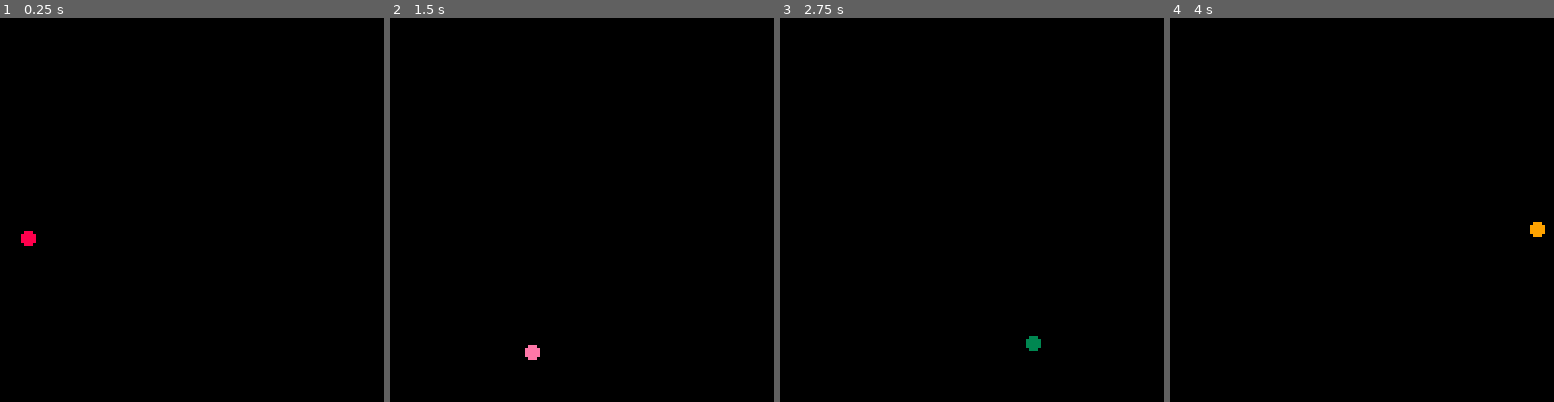
Above: before the commit, frames 1-4 (left to right).
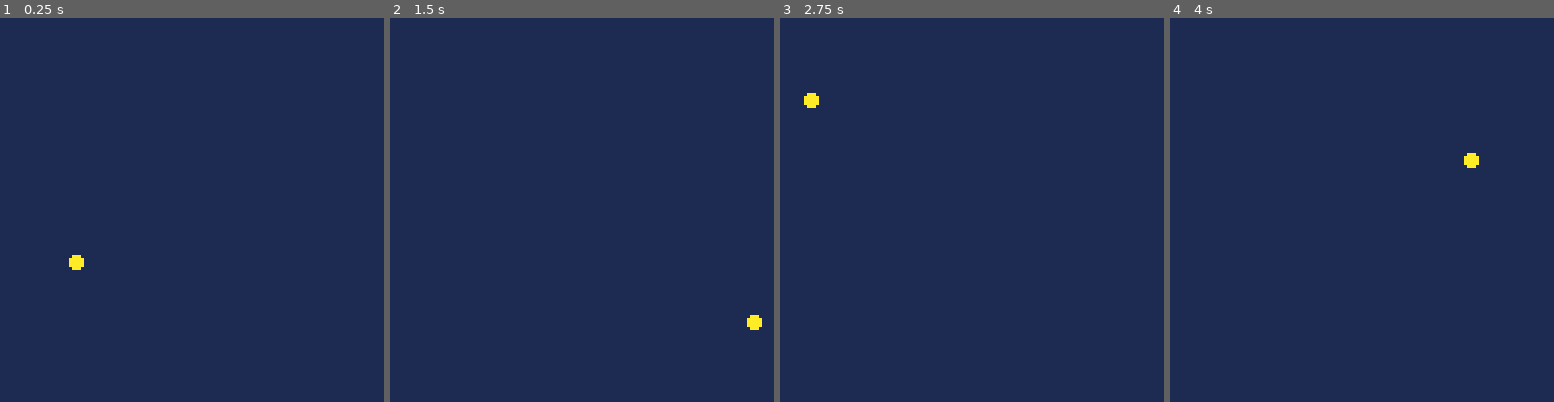
Above: after the commit, the same moments.

Repository: wolf3d/pico8-breakout
Game: PICO-8 cartridge breakout.p8
Two runs of this game, one before a commit and one after it. Both use one fixed random seed, a clock stepped at 60 frames per second and the inputs below.
Inputs:
- Up to frame 1 (0.25 s): no input
- Up to frame 2 (1.5 s): no input
- Up to frame 3 (2.75 s): no input
- Up to frame 4 (4 s): no input

The runs differ from the first frame. In frame 1, 100% of the frame differs, in the area x 0-100%, y 0-100%; in frame 2, 100%; in frame 3, 100%; in frame 4, 100%.

Commit message:
cleanup, initial setup and basic sound effect added

Diff:
--- a/breakout.p8
+++ b/breakout.p8
@@ -2,10 +2,13 @@
 version 32
 __lua__
 ball_x=1
-ball_dx=1
+ball_dx=3
 ball_y=65
-ball_dy=1
+ball_dy=2
+
 ball_r=2
+ball_dr=0.5
+frame=0
 col=0
 
 function _init()
@@ -13,28 +16,33 @@
 end
 
 function _update()
+ frame=frame+1
  ball_x=ball_x+ball_dx
  ball_y=ball_y+ball_dy
+
+--ball_r=2+(sin(frame/50)*1.0)
+
+
  col=col+1
 
- if ball_x > 127 then
-  ball_dx = -1
+--if ball_r > 3 or ball_r < 2 then
+--  ball_dr = -ball_dr
+--end
+
+ if ball_x > 127 or ball_x < 0 then
+  ball_dx = -ball_dx
+  sfx(0)
  end
- if ball_x < 0 then
-  ball_dx = 1
+ if ball_y > 127 or ball_y < 0 then
+  ball_dy = -ball_dy
+  sfx(0)
  end
- if ball_y > 127 then
-  ball_dy = -1
- end
- if ball_y < 0 then
-  ball_dy = 1
- end
-
 end
 
 function _draw()
  cls()
- circfill(ball_x,ball_y,ball_r,col)
+ rectfill(0,0,127,127,1)
+ circfill(ball_x,ball_y,ball_r,10)
 end
 __gfx__
 00000000000000000000000000000000000000000000000000000000000000000000000000000000000000000000000000000000000000000000000000000000
Not shown, changed: the sound effects (__sfx__) section of breakout.p8
